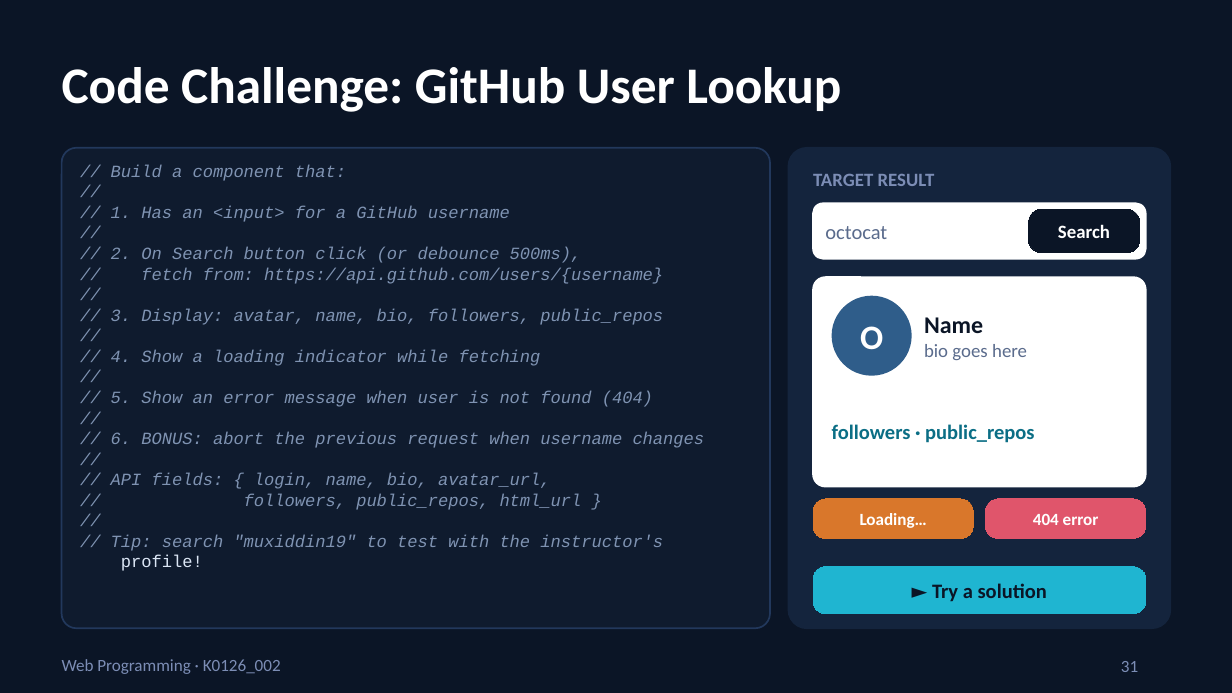
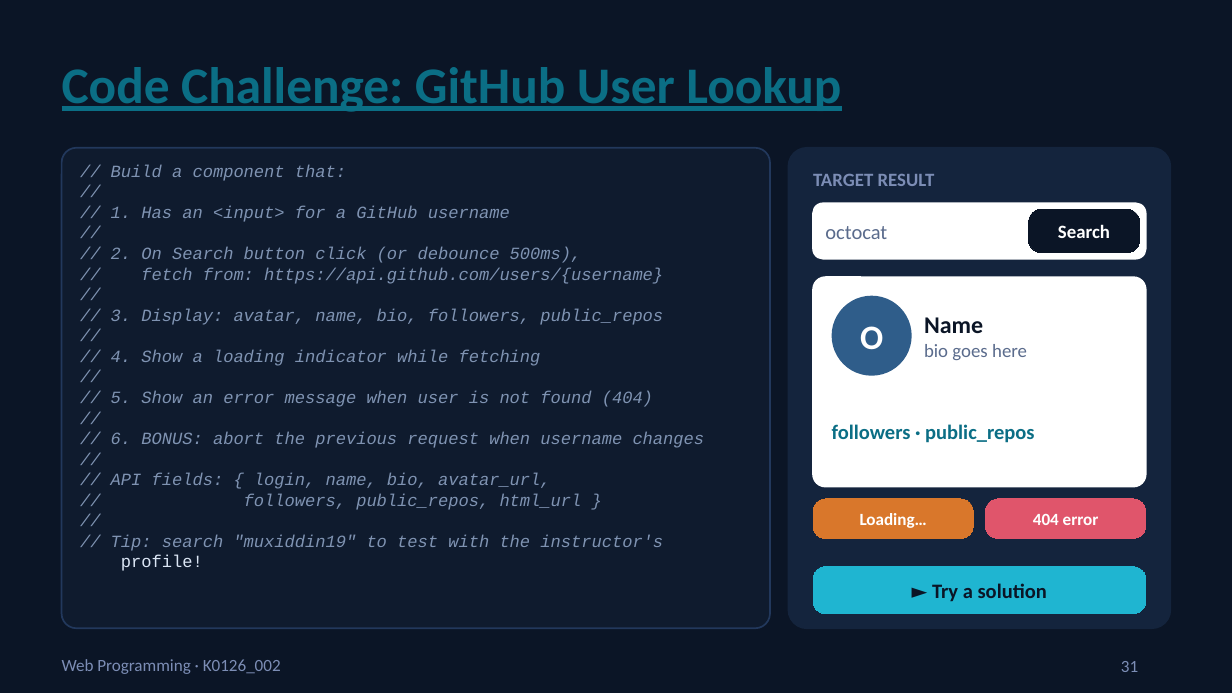
Before and after one commit to muxiddin19/WebPro, a slide deck: slide 31 of week11/WebPro_Week12_Fri_ReactEffects_v2.pptx. Drawn at 1232x693 pixels with LibreOffice and Linux fonts; fonts in the diff are those of the drawing. Boxes give left, top, right and bottom in pixels: in the first picture for what was removed or moved away, otherwise in the second. Text is boxed around its words. In the diff, an @@ line names an element or a change of style, - is before the commit and + after.

```diff
--- a/week11/WebPro_Week12_Fri_ReactEffects_v2.pptx
+++ b/week11/WebPro_Week12_Fri_ReactEffects_v2.pptx
@@ title "Code Challenge: GitHub User Lookup" at bbox=[62, 67, 841, 112]: text colour #FFFFFF to #0B6E85, underline on @@
```
Also in this commit, not shown: 2 other slides changed, 1 other file.
